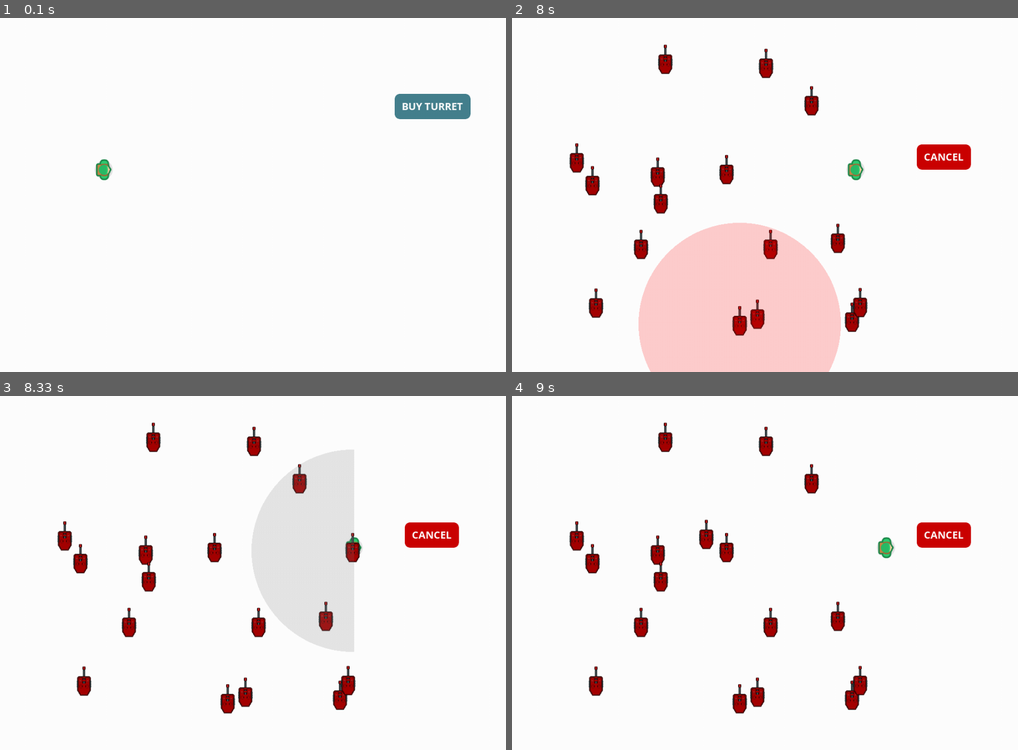
Above: before the commit, frames 1-4 (two rows, left to right).
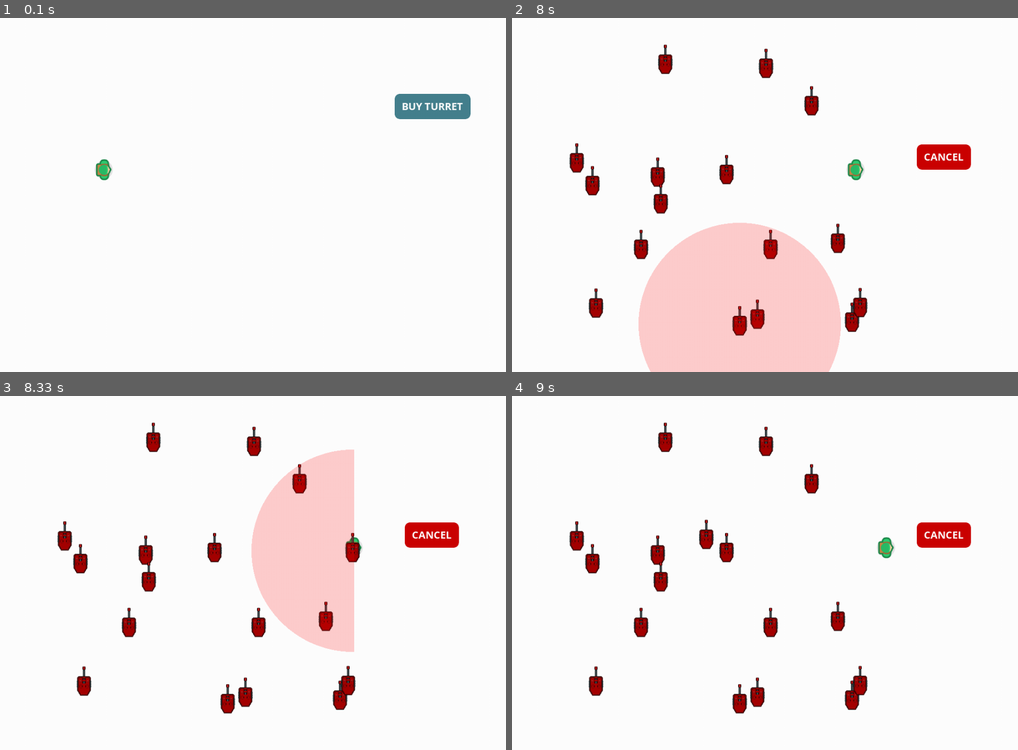
Above: after the commit, the same moments.

Repository: peter5454/PyGame
Game: pygame game, started from main.py
Two runs of this game, one before a commit and one after it. Both use one fixed random seed, a clock stepped at 60 frames per second and the inputs below.
Inputs (mouse positions are in pixels of both pictures, inside the frame that each line leads up to):
- Up to frame 1 (0.1 s): no input
- Up to frame 2 (8 s): click (942, 106) at 0.38 s; click (577, 159) at 0.72 s; click (942, 156) at 1.05 s; click (942, 106) at 1.62 s; click (598, 304) at 1.95 s; click (952, 315) at 2.28 s; click (810, 102) at 2.62 s; click (724, 173) at 2.95 s; click (851, 318) at 3.28 s; click (835, 241) at 3.62 s; click (881, 195) at 3.95 s; click (658, 173) at 4.28 s; click (638, 248) at 4.62 s; click (592, 184) at 4.95 s; click (754, 315) at 5.28 s; click (861, 304) at 5.62 s; click (663, 64) at 5.95 s; click (765, 67) at 6.28 s; click (658, 202) at 6.62 s; click (916, 102) at 6.95 s; click (770, 248) at 7.28 s; click (835, 248) at 7.62 s; click (739, 322) at 7.95 s
- Up to frame 3 (8.33 s): click (354, 551) at 8.28 s
- Up to frame 4 (9 s): click (704, 537) at 8.62 s; click (921, 654) at 8.95 s

Frames 1-2 are identical in both runs. In frame 3, 9.0% of the frame differs, in the area x 49-70%, y 15-73%; in frame 4, nothing differs.

Commit message:
Update main.py

Diff:
--- a/main.py
+++ b/main.py
@@ -44,17 +44,15 @@
 def create_turret(mouse_pos):
   close = False
   new_turret = Turret(cursor_turret, mouse_pos)
-  if 10 > mouse_pos[0] or mouse_pos[0] > c.SCREEN_WIDTH-10:
-    close = True
-    pass
-  else:
-    close = overlapping_turrets(mouse_pos)
+  close = overlapping_turrets(mouse_pos)
   if close == False:
     turret_group.add(new_turret)
-  else:
-    draw_circ(230,0,0,200)
 
 def overlapping_turrets(mouse_pos):
+  if 10 > mouse_pos[0] or mouse_pos[0] > c.SCREEN_WIDTH-10:
+    return True
+  if 10 > mouse_pos[1] or mouse_pos[1] > c.SCREEN_HEIGHT-10:
+    return True
   for i in turret_group:
       dist = distance(mouse_pos, i.rect.center)
       if dist < mt.sqrt((mt.pi * 10)**2 ): #create circle around the point of radius 10
@@ -87,7 +85,6 @@
 
     if cursor_pos[0] <= c.SCREEN_WIDTH:
       screen.blit(cursor_turret, cursort_rect)
-      print (123)
       if overlapping_turrets(cursor_pos):
         draw_circ(255,0,0,200)
       else:
